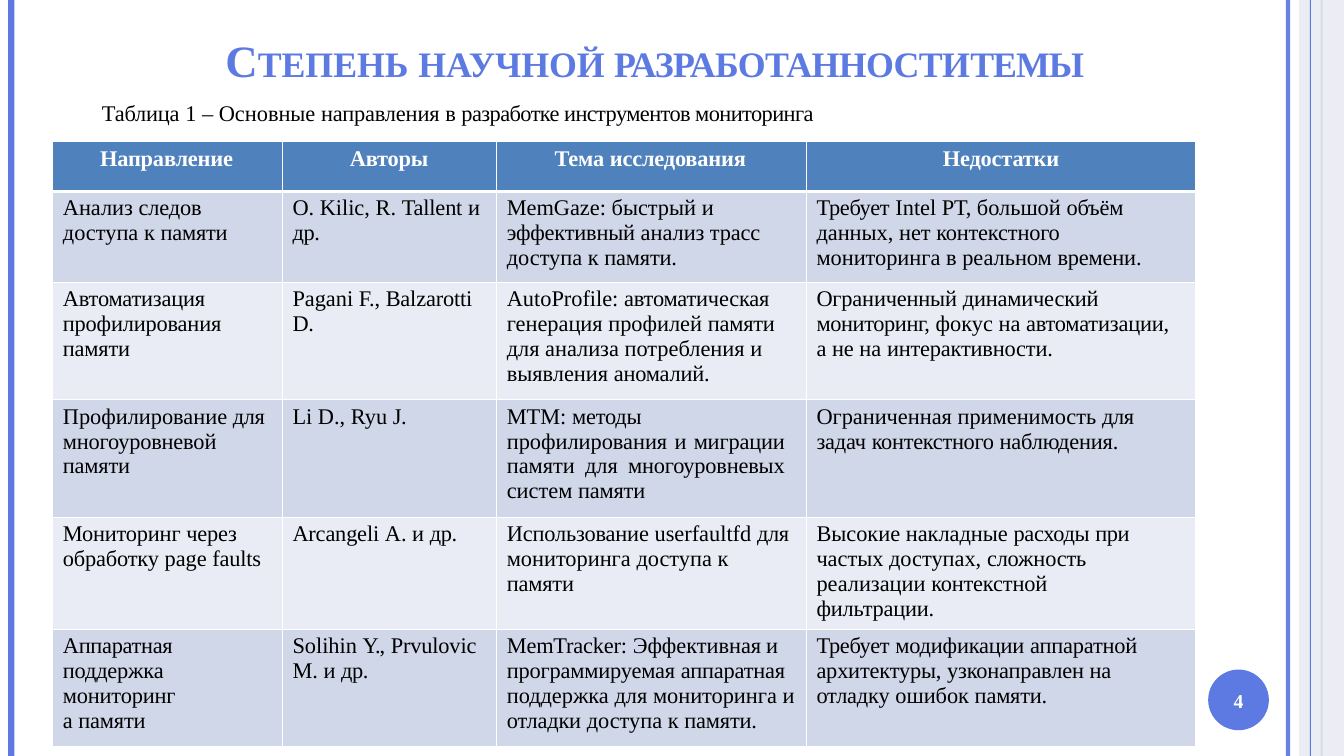
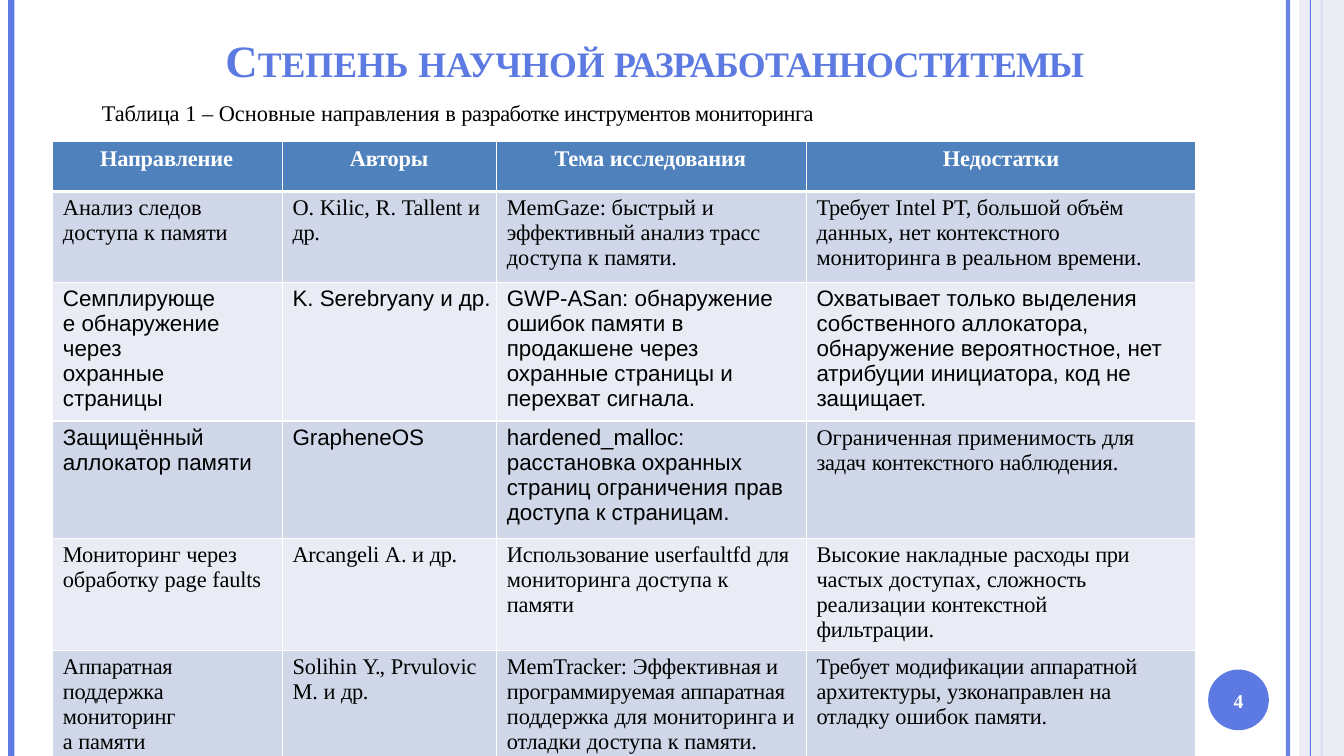
Before and after one commit to HotHeadd/nir_mephi, a slide deck: slide 4 of part2/Презентация.pptx. Drawn at 1344x756 pixels with LibreOffice and Linux fonts; fonts in the diff are those of the drawing; background and template pictures are left out. Boxes give left, top, right and bottom in pixels: in the first picture for what was removed or moved away, otherwise in the second. Text is boxed around its words. In the diff, an @@ line names an element or a change of style, - is before the commit and + after.

```diff
--- a/part2/Презентация.pptx
+++ b/part2/Презентация.pptx
@@ table at [52, 142, 1197, 756] @@
-row 3: Автоматизация профилирования памяти | Pagani F., Balzarotti / D. | AutoProfile: автоматическая генерация профилей памяти для анализа потребления и выявления аномалий. | Ограниченный динамический мониторинг, фокус на автоматизации, а не на интерактивности.
+row 3: Семплирующее обнаружение через охранные страницы | K. Serebryany и др. | GWP-ASan: обнаружение ошибок памяти в продакшене через охранные страницы и перехват сигнала. | Охватывает только выделения собственного аллокатора, обнаружение вероятностное, нет атрибуции инициатора, код не защищает.
-row 4: Профилирование для многоуровневой / памяти | Li D., Ryu J. | MTM: методы / профилирования и миграции памяти для многоуровневых систем памяти | Ограниченная применимость для задач контекстного наблюдения.
+row 4: Защищённый аллокатор памяти | GrapheneOS | hardened_malloc: расстановка охранных страниц ограничения прав доступа к страницам. | Ограниченная применимость для задач контекстного наблюдения.
```
Also in this commit, not shown: 6 other slides changed.
